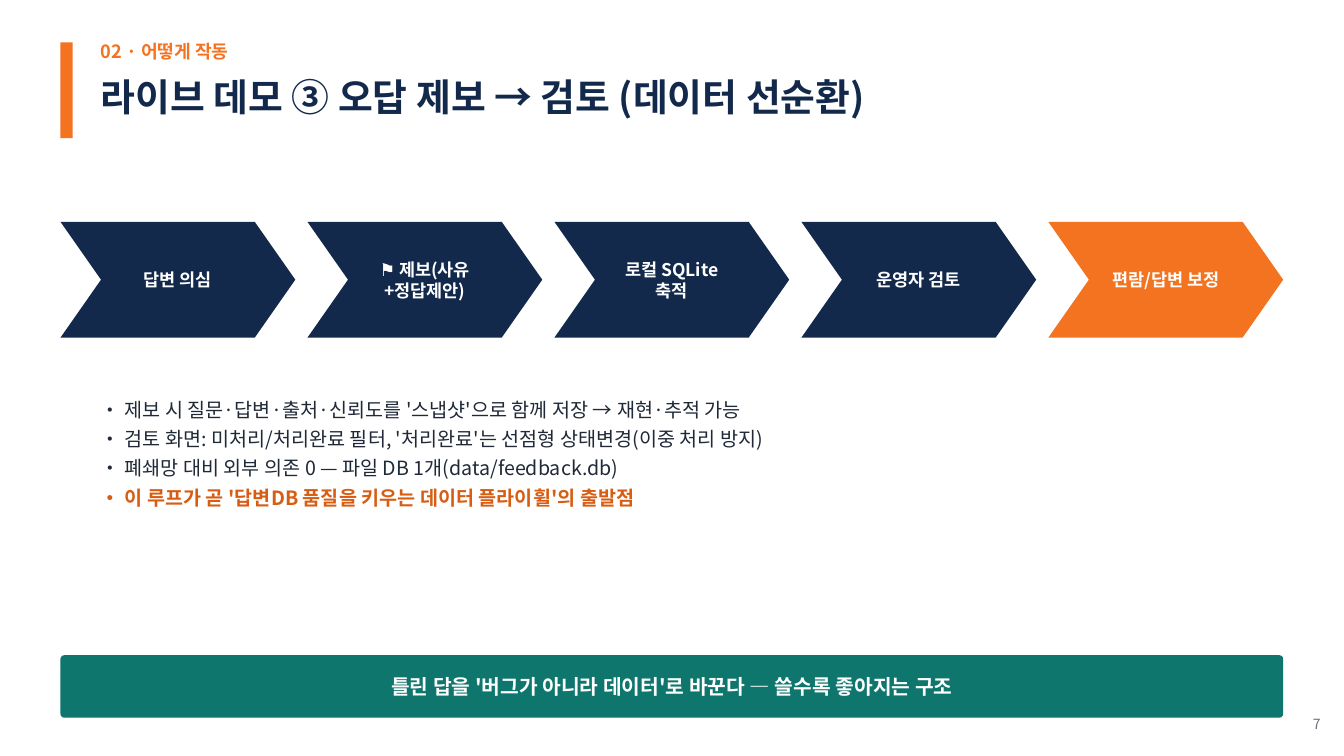
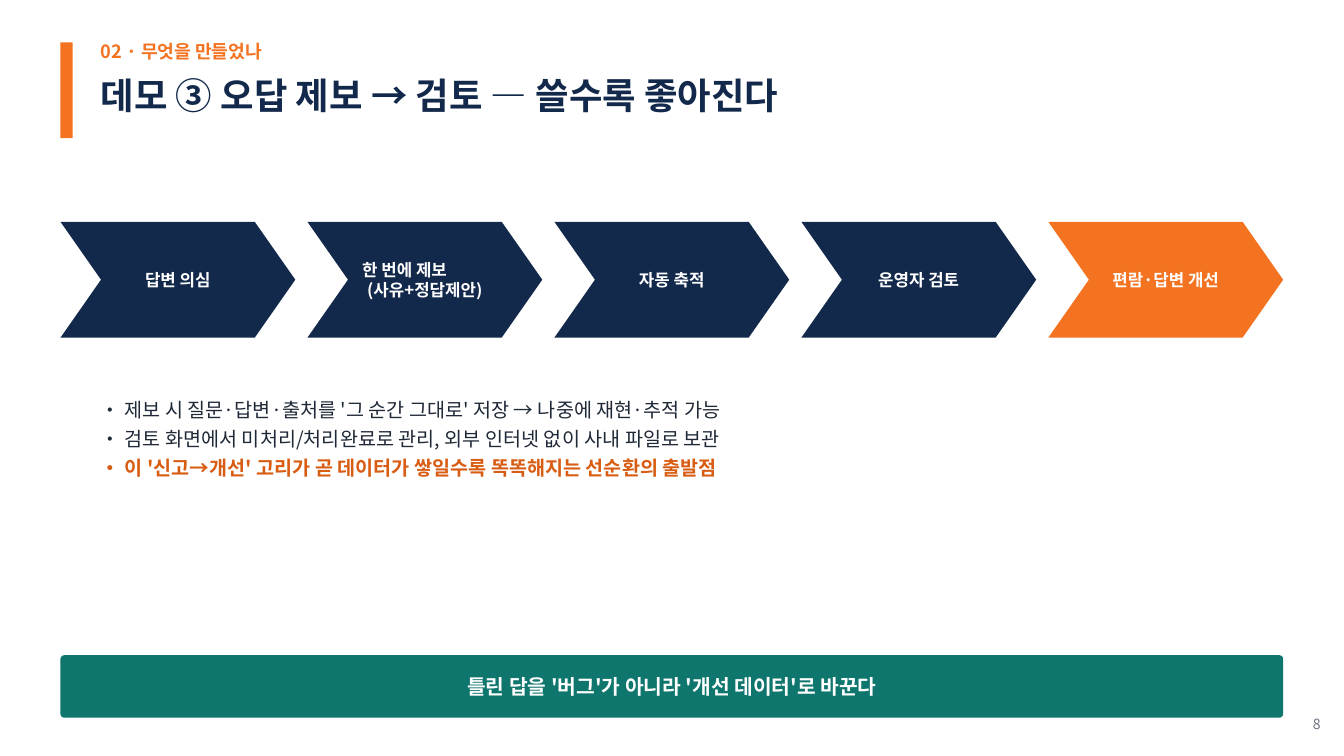
Before and after one commit to woochichichi/2026_HICT_ChatBot, a slide deck: slide 8 of docs/presentation/한화투자증권_AI상담_PoC_30min.pptx (slide 7 before the commit). Drawn at 1344x756 pixels with LibreOffice and Linux fonts; fonts in the diff are those of the drawing. Boxes give left, top, right and bottom in pixels: in the first picture for what was removed or moved away, otherwise in the second. Text is boxed around its words. In the diff, an @@ line names an element or a change of style, - is before the commit and + after.

```diff
--- a/docs/presentation/한화투자증권_AI상담_PoC_30min.pptx
+++ b/docs/presentation/한화투자증권_AI상담_PoC_30min.pptx
@@ text at (x1=101, y1=42, x2=262, y2=60): text changed @@
-02 · 어떻게 작동
+02 · 무엇을 만들었나
@@ text at (x1=101, y1=78, x2=778, y2=113): text changed; size 27 to 26 pt @@
-라이브 데모 ③ 오답 제보 → 검토 (데이터 선순환)
+데모 ③ 오답 제보 → 검토 — 쓸수록 좋아진다
@@ chevron "답변 의심" at (x1=60, y1=222, x2=295, y2=338): size 12.5 to 12 pt @@
@@ chevron "운영자 검토" at (x1=802, y1=222, x2=1036, y2=338): size 12.5 to 12 pt @@
@@ text in chevron at (x1=362, y1=262, x2=482, y2=299): text changed; size 12.5 to 12 pt @@
-⚑ 제보(사유+정답제안)
+한 번에 제보
+(사유+정답제안)
@@ text in chevron at (x1=639, y1=272, x2=705, y2=288): text changed; size 12.5 to 12 pt @@
-로컬 SQLite 축적
+자동 축적
@@ text in chevron at (x1=1112, y1=272, x2=1219, y2=288): text changed; size 12.5 to 12 pt @@
-편람/답변 보정
+편람·답변 개선
@@ text at (x1=125, y1=400, x2=720, y2=477): text changed @@
-• 제보 시 질문·답변·출처·신뢰도를 '스냅샷'으로 함께 저장 → 재현·추적 가능
-• 검토 화면: 미처리/처리완료 필터, '처리완료'는 선점형 상태변경(이중 처리 방지)
-• 폐쇄망 대비 외부 의존 0 — 파일 DB 1개(data/feedback.db)
-• 이 루프가 곧 '답변DB 품질을 키우는 데이터 플라이휠'의 출발점
+• 제보 시 질문·답변·출처를 '그 순간 그대로' 저장 → 나중에 재현·추적 가능
+• 검토 화면에서 미처리/처리완료로 관리, 외부 인터넷 없이 사내 파일로 보관
+• 이 '신고→개선' 고리가 곧 데이터가 쌓일수록 똑똑해지는 선순환의 출발점
@@ text in rounded rectangle at (x1=467, y1=677, x2=876, y2=696): text changed @@
-틀린 답을 '버그가 아니라 데이터'로 바꾼다 — 쓸수록 좋아지는 구조
+틀린 답을 '버그'가 아니라 '개선 데이터'로 바꾼다
@@ text at (x1=1313, y1=718, x2=1321, y2=729): text changed @@
-7
+8
```
Also in this commit, not shown: 19 other slides changed, 8 slides added, 10 slides removed, 10 other files.
